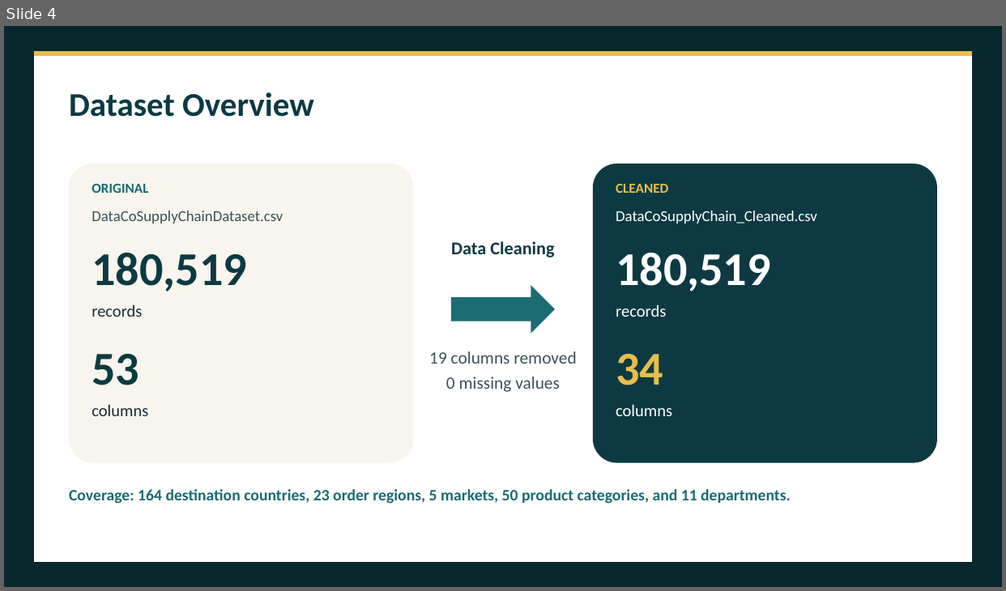
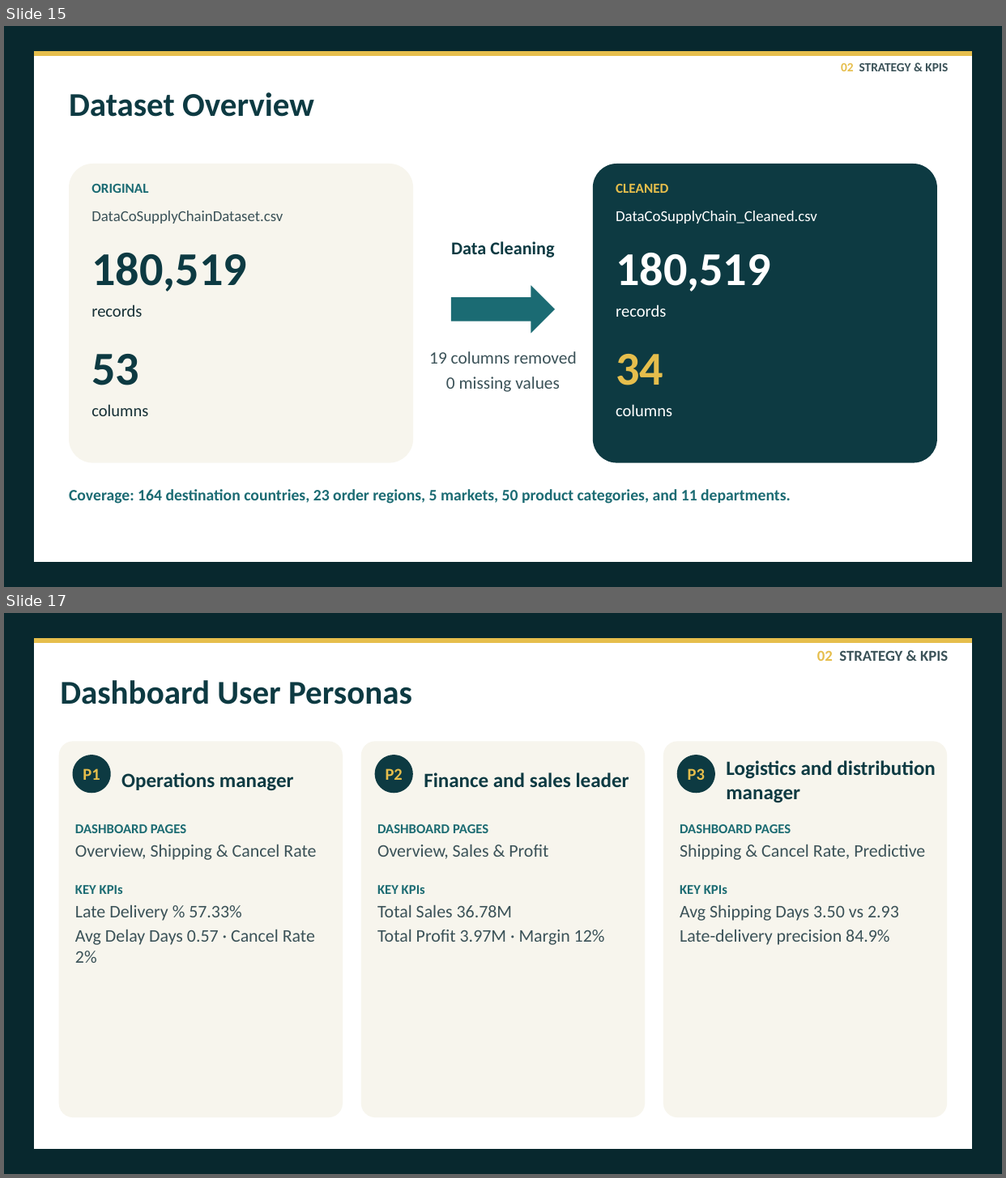
Before and after one commit to Team5-Depi/Supply-Chain-Dataset-Analysis-Final_Project, a slide deck: Presentation/Supply_Chain_Dataset_Analysis_Presentation.pptx. Shown one above the other, each under a label of ours: slide 4 before the commit, slides 15 and 17 after it; the slides between them are not shown. The pictures are 1006x591 and 1006x1178 pixels, drawn with LibreOffice and Linux fonts; fonts in the diff are those of the drawing. Boxes give left, top, right and bottom in pixels: in the first picture for what was removed or moved away, otherwise in the second. Text is boxed around its words. In the diff, an @@ line names an element or a change of style, - is before the commit and + after.

```diff
--- a/Presentation/Supply_Chain_Dataset_Analysis_Presentation.pptx
+++ b/Presentation/Supply_Chain_Dataset_Analysis_Presentation.pptx
@@ slide 17 added at <box>4,613,1002,1174</box>, background #08282E @@
@@ freeform shape added at <box>34,638,972,1149</box>, fill #FFFFFF @@
@@ freeform shape added at <box>34,638,972,643</box>, fill #E6BE4C @@
@@ text added at <box>817,650,948,661</box>, 22 pt, text #3B5258, bold @@
+02 STRATEGY & KPIS
@@ text added at <box>60,680,412,705</box>, 48 pt, text #0D3A42, bold @@
+Dashboard User Personas
@@ rounded rectangle added at <box>59,741,343,1118</box>, fill #F7F5ED @@
@@ ellipse added at <box>72,755,111,793</box>, fill #0D3A42, 24 pt, text #E6BE4C, bold @@
+P1
@@ rounded rectangle added at <box>361,741,646,1118</box>, fill #F7F5ED @@
@@ ellipse added at <box>375,755,413,793</box>, fill #0D3A42, 24 pt, text #E6BE4C, bold @@
+P2
@@ rounded rectangle added at <box>663,741,947,1118</box>, fill #F7F5ED @@
@@ ellipse added at <box>677,755,715,793</box>, fill #0D3A42, 24 pt, text #E6BE4C, bold @@
+P3
@@ text added at <box>121,773,294,791</box>, 29.3 pt, text #0D3A42, bold @@
+Operations manager
@@ text added at <box>424,773,629,787</box>, 29.3 pt, text #0D3A42, bold @@
+Finance and sales leader
@@ text added at <box>726,760,935,803</box>, 29.3 pt, text #0D3A42, bold @@
+Logistics and distribution manager
@@ text added at <box>75,824,316,963</box>, 25.6 pt, text #3B5258 @@
+DASHBOARD PAGES
+Overview, Shipping & Cancel Rate
+KEY KPIs
+Late Delivery % 57.33%
+Avg Delay Days 0.57 · Cancel Rate 2%
@@ text added at <box>377,824,605,945</box>, 25.6 pt, text #3B5258 @@
+DASHBOARD PAGES
+Overview, Sales & Profit
+KEY KPIs
+Total Sales 36.78M
+Total Profit 3.97M · Margin 12%
@@ text added at <box>680,824,925,945</box>, 25.6 pt, text #3B5258 @@
+DASHBOARD PAGES
+Shipping & Cancel Rate, Predictive
+KEY KPIs
+Avg Shipping Days 3.50 vs 2.93
+Late-delivery precision 84.9%
@@ what was slide 4 is now slide 15 @@
@@ slide 15 changed as well @@
@@ text added at <box>841,63,948,71</box>, 18 pt, text #3B5258, bold @@
+02 STRATEGY & KPIS
```
Also in this commit, not shown: 10 other slides changed, 45 other slides added, 4 slides removed, 2 other files.
